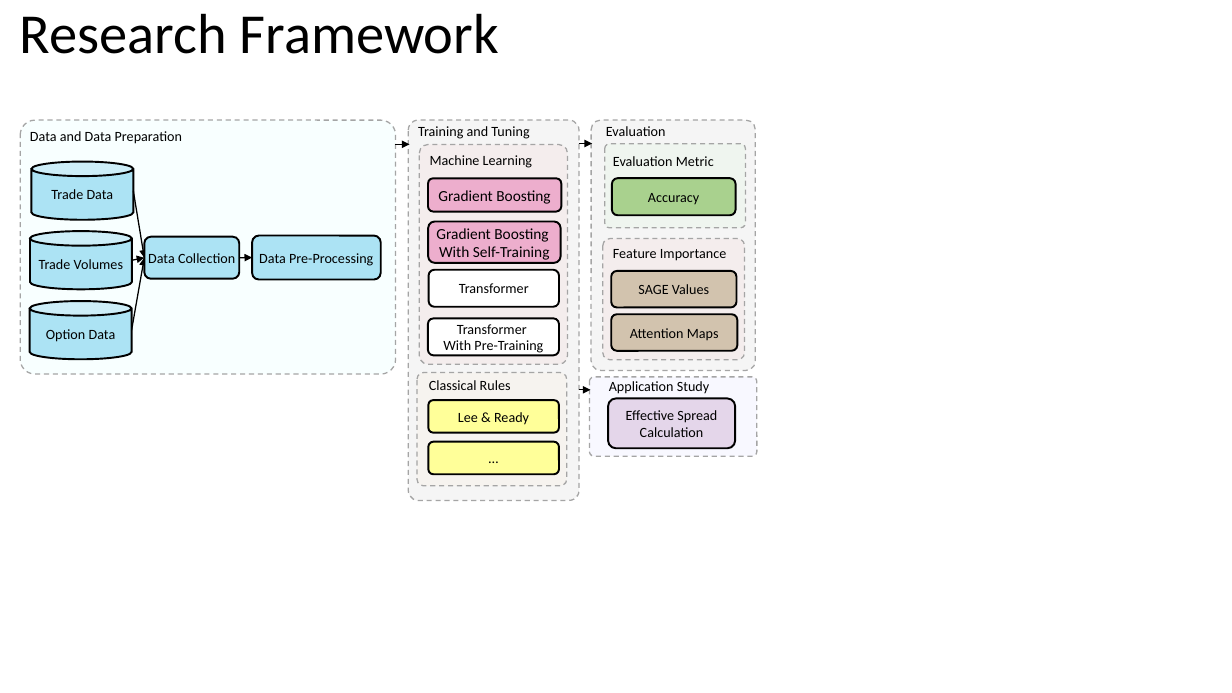
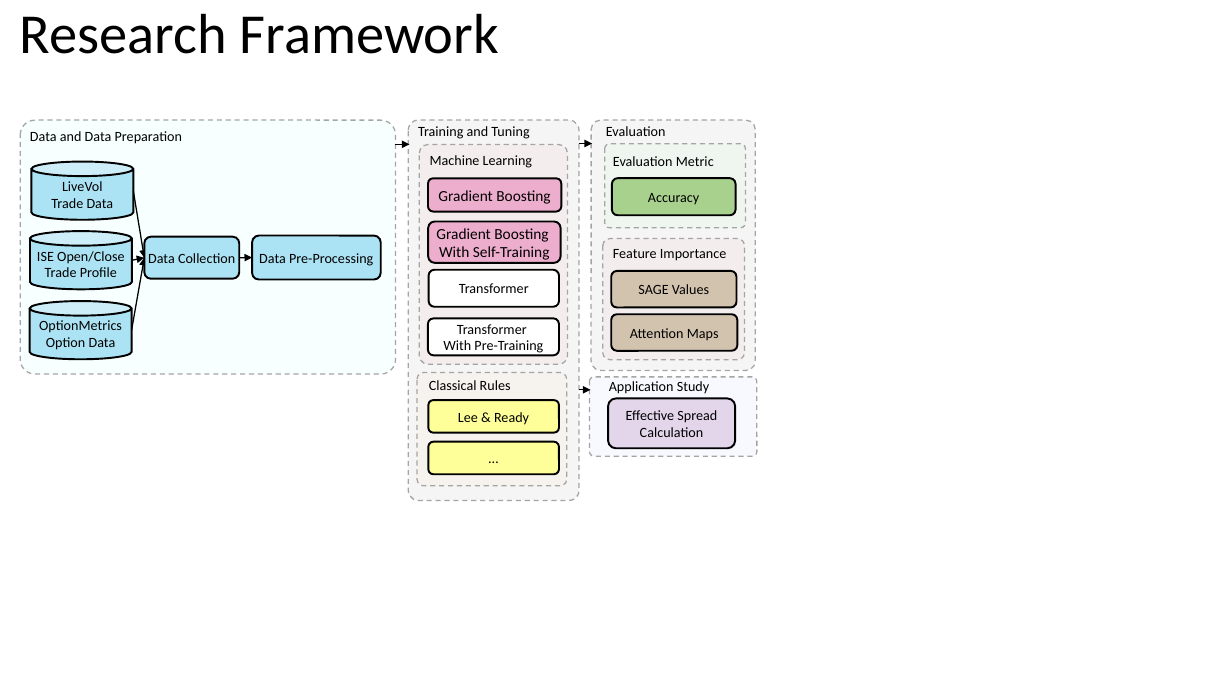
Before and after one commit to KarelZe/thesis, a slide deck: slide 5 of reports/Graphs/diagrams.pptx. Drawn at 1232x693 pixels with LibreOffice and Linux fonts; fonts in the diff are those of the drawing; background and template pictures are left out. Boxes give left, top, right and bottom in pixels: in the first picture for what was removed or moved away, otherwise in the second. Text is boxed around its words. In the diff, an @@ line names an element or a change of style, - is before the commit and + after.

```diff
--- a/reports/Graphs/diagrams.pptx
+++ b/reports/Graphs/diagrams.pptx
@@ text in cylinder at [62,181,103,191]: paragraph added @@
+LiveVol
@@ text in cylinder at [37,251,125,277]: text changed @@
-Trade Volumes
+ISE Open/Close
+Trade Profile
@@ text in cylinder at [39,320,122,333]: paragraph added @@
+OptionMetrics
```
Also in this commit, not shown: 16 other files.
